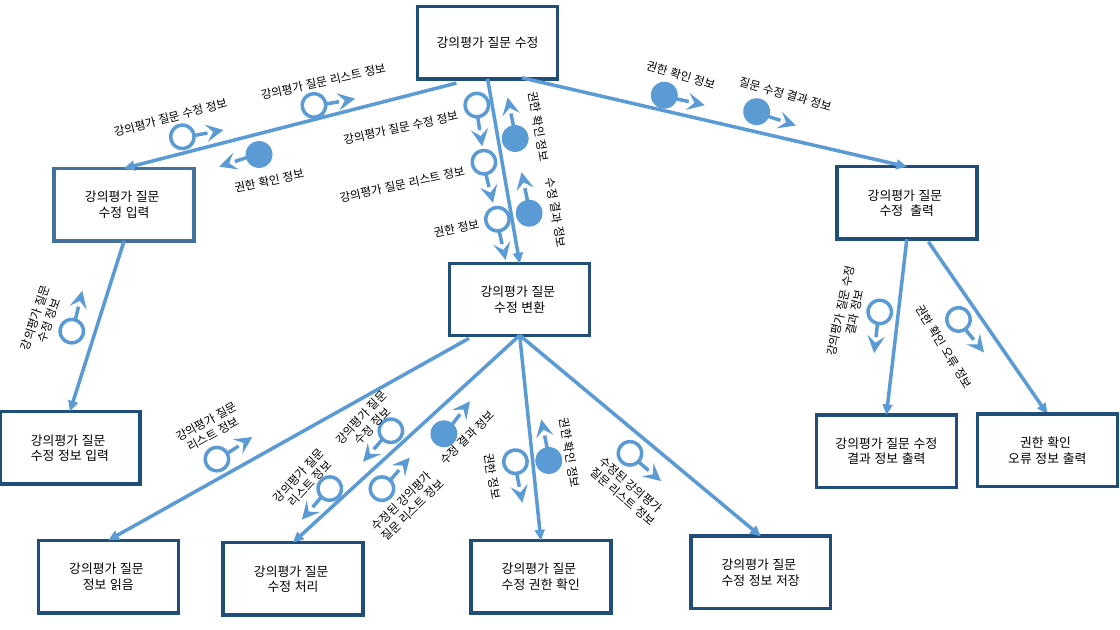
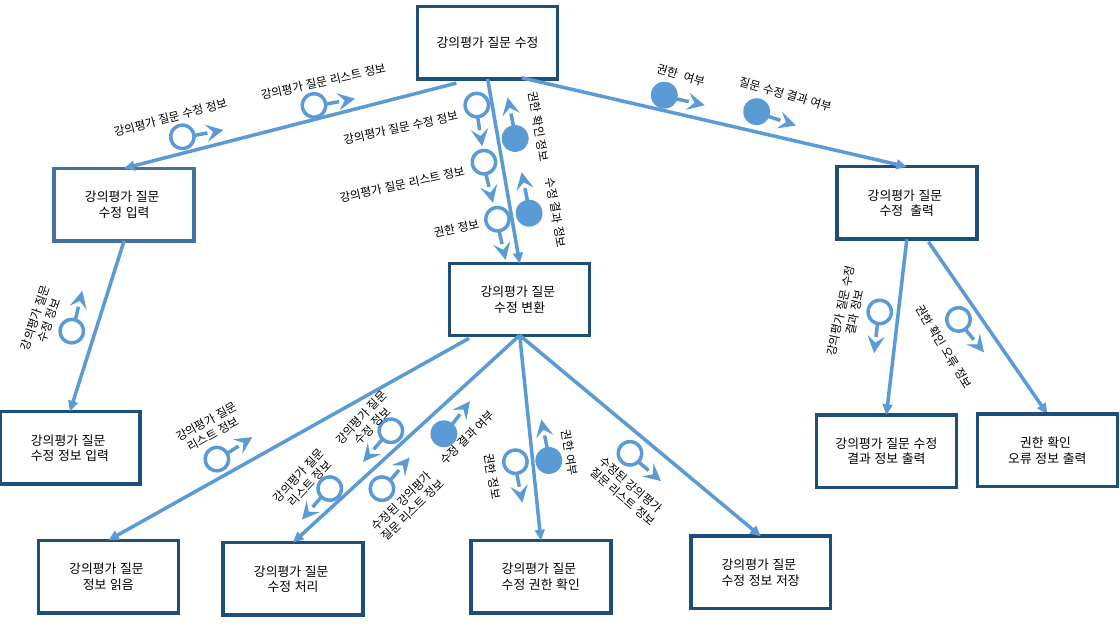
Before and after one commit to se04/se04, a slide deck: slide 1 of SDD 관련 자료/작업 결과물/프로그램 구조도(트랜스폼, 트랜젝션)/강의평가 질문 수정.pptx. Drawn at 1120x630 pixels with LibreOffice and Linux fonts; fonts in the diff are those of the drawing. Boxes give left, top, right and bottom in pixels: in the first picture for what was removed or moved away, otherwise in the second. Text is boxed around its words. In the diff, an @@ line names an element or a change of style, - is before the commit and + after.

```diff
--- a/SDD 관련 자료/작업 결과물/프로그램 구조도(트랜스폼, 트랜젝션)/강의평가 질문 수정.pptx
+++ b/SDD 관련 자료/작업 결과물/프로그램 구조도(트랜스폼, 트랜젝션)/강의평가 질문 수정.pptx
@@ text removed at (236,69,713,192) @@
-권한 확인 정보
@@ text at (656,64,704,86): text changed @@
-권한 확인 정보
+권한 여부
@@ text at (738,76,830,111): text changed @@
-질문 수정 결과 정보
+질문 수정 결과 여부
@@ ellipse removed at (243,138,275,171) @@
@@ arrow removed from (248, 157) to (219, 166) @@
@@ text at (32,326,488,447): text changed @@
-수정 결과 정보
+수정 결과 여부
@@ text at (559,433,582,475): text changed @@
-권한 확인 정보
+권한 여부
```
